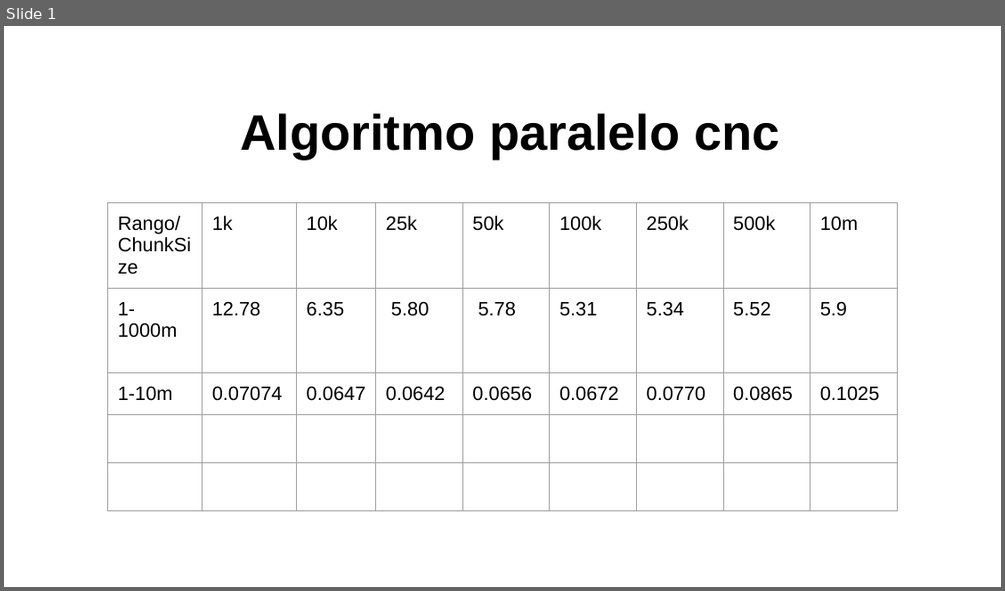
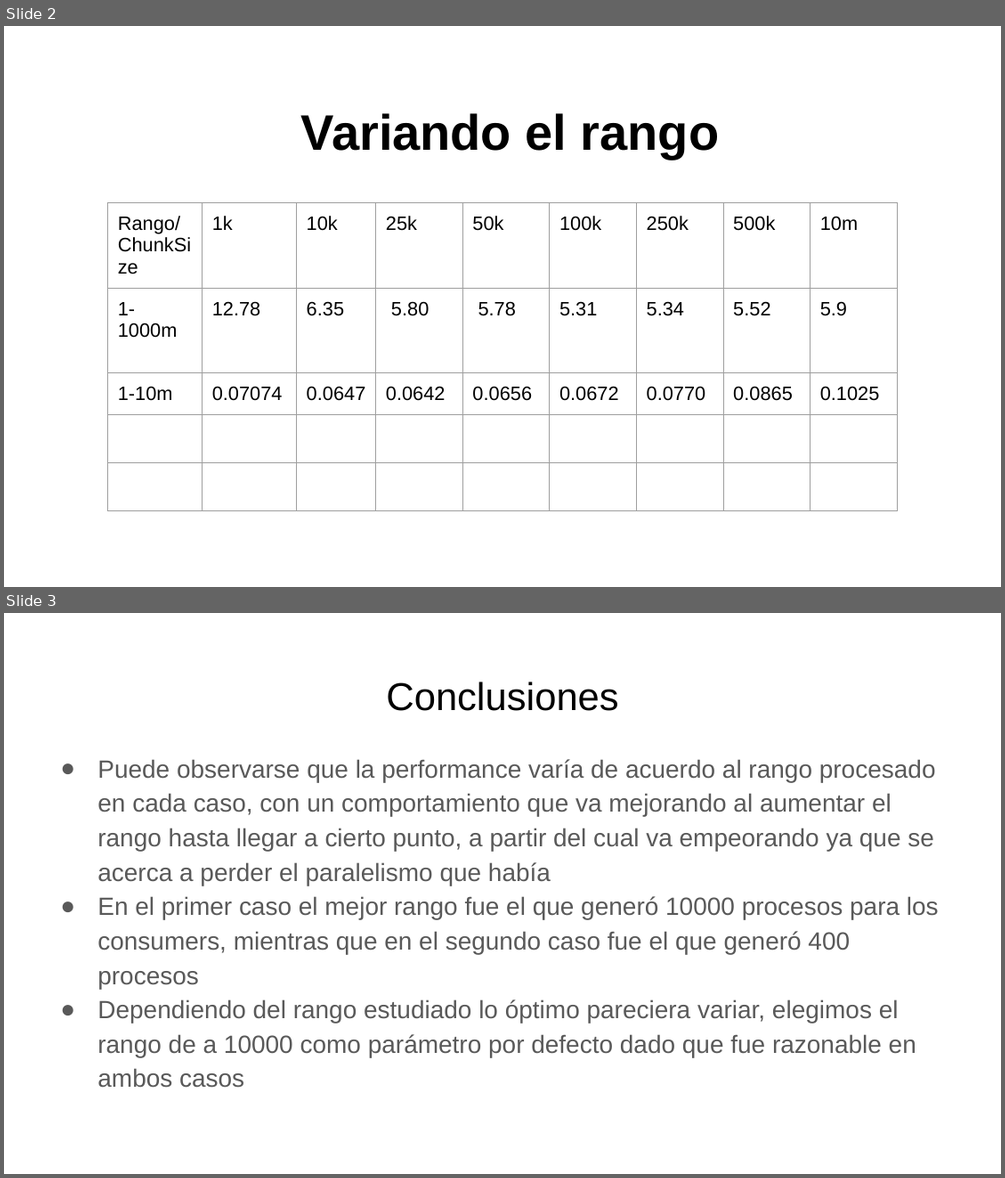
Before and after one commit to juvian/paralela, a slide deck: presentacion/dia2.pptx. Shown one above the other, each under a label of ours: slide 1 before the commit, slides 2 and 3 after it. The pictures are 1005x591 and 1005x1178 pixels, drawn with LibreOffice and Linux fonts; fonts in the diff are those of the drawing. Boxes give left, top, right and bottom in pixels: in the first picture for what was removed or moved away, otherwise in the second. Text is boxed around its words. In the diff, an @@ line names an element or a change of style, - is before the commit and + after.

```diff
--- a/presentacion/dia2.pptx
+++ b/presentacion/dia2.pptx
@@ slide 3 added at bbox=[4, 613, 1001, 1174], background #FFFFFF @@
@@ title added at bbox=[386, 682, 618, 711], 28 pt, text #000000 @@
+Conclusiones
@@ text added at bbox=[97, 759, 938, 1087], 18 pt, text #595959 @@
+● Puede observarse que la performance varía de acuerdo al rango procesado en cada caso, con un comportamiento que va mejorando al aumentar el rango hasta llegar a cierto punto, a partir del cual va empeorando ya que se acerca a perder el paralelismo que había
+● En el primer caso el mejor rango fue el que generó 10000 procesos para los consumers, mientras que en el segundo caso fue el que generó 400 procesos
+● Dependiendo del rango estudiado lo óptimo pareciera variar, elegimos el rango de a 10000 como parámetro por defecto dado que fue razonable en ambos casos
@@ what was slide 1 is now slide 2 @@
@@ slide 2 changed as well @@
@@ text at bbox=[301, 113, 719, 158]: text changed @@
-Algoritmo paralelo cnc
+Variando el rango
```
Also in this commit, not shown: 6 other slides added, 1 other file.
